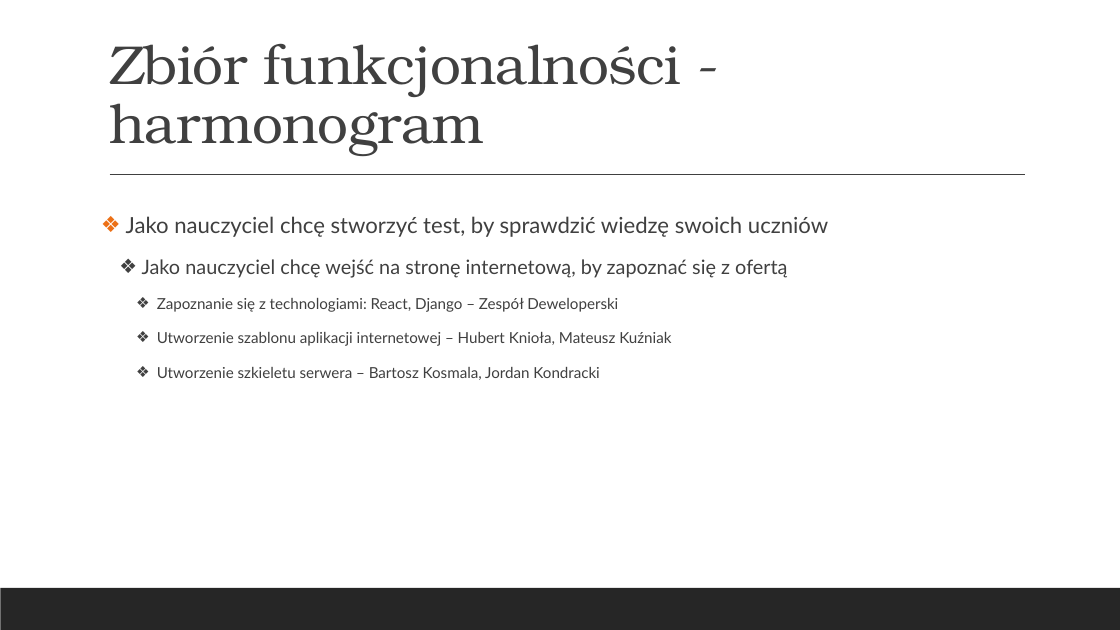
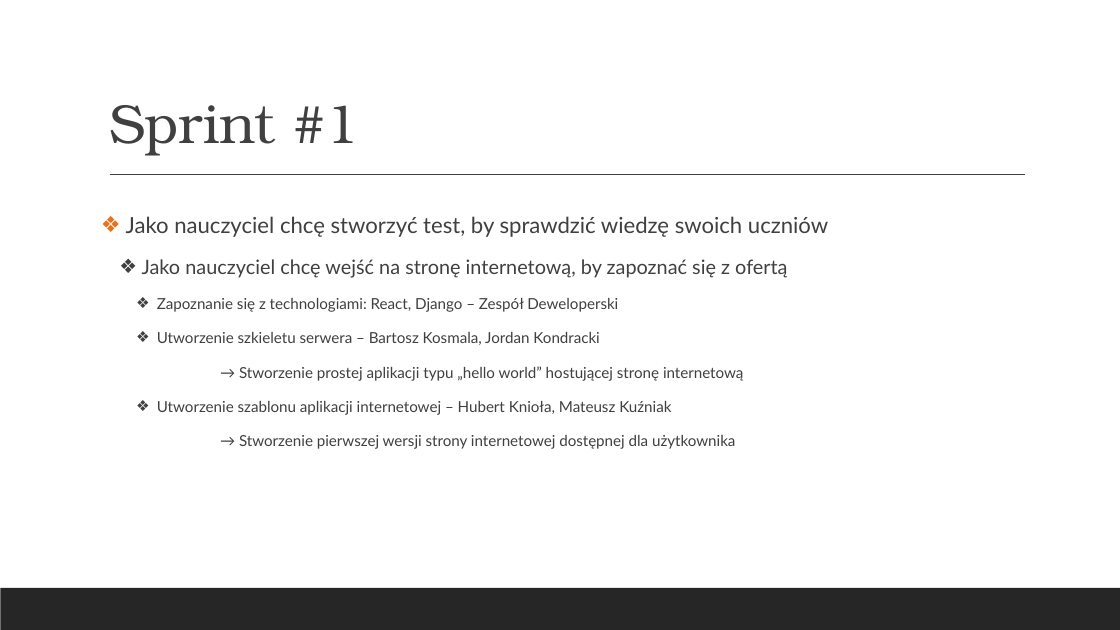
Before and after one commit to hubert-kniola/CodeRevv, a slide deck: slide 12 of pz/1/Z1P1.pptx. Drawn at 1120x630 pixels with LibreOffice and Linux fonts; fonts in the diff are those of the drawing. Boxes give left, top, right and bottom in pixels: in the first picture for what was removed or moved away, otherwise in the second. Text is boxed around its words. In the diff, an @@ line names an element or a change of style, - is before the commit and + after.

Commit message:
presentation v3

```diff
--- a/pz/1/Z1P1.pptx
+++ b/pz/1/Z1P1.pptx
@@ title at (109,105,359,156): text changed @@
-Zbiór funkcjonalności - harmonogram
+Sprint #1
@@ text at (157,332,743,381): paragraphs added @@
+    ❖ Utworzenie szkieletu serwera – Bartosz Kosmala, Jordan Kondracki
+    → Stworzenie prostej aplikacji typu „hello world” hostującej stronę internetową
@@ text at (239,435,735,449): text changed @@
-    ❖ Utworzenie szkieletu serwera – Bartosz Kosmala, Jordan Kondracki
+    → Stworzenie pierwszej wersji strony internetowej dostępnej dla użytkownika
```
Also in this commit, not shown: 4 other slides changed, 4 slides added, 4 slides removed.
